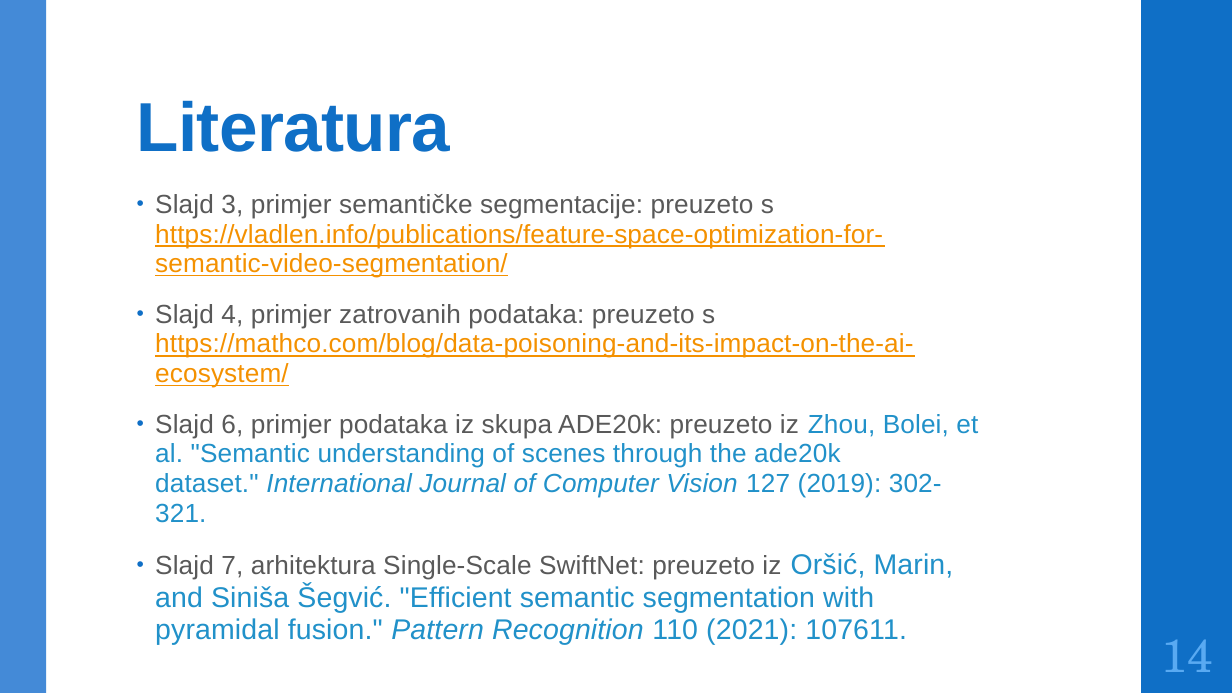
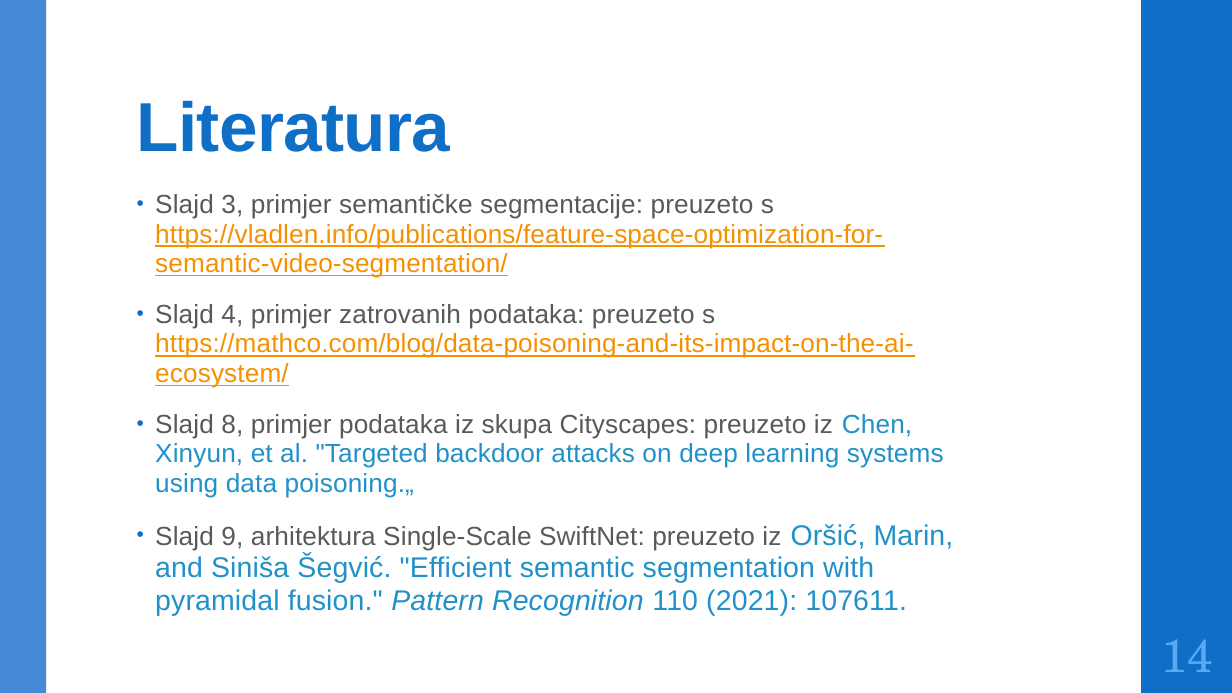
Before and after one commit to DomJamb/Seminar, a slide deck: slide 15 of Dokumentacija/Prezentacija/Trojanski napadi na modele za semantičku segmentaciju.pptx. Drawn at 1232x693 pixels with LibreOffice and Linux fonts; fonts in the diff are those of the drawing. Boxes give left, top, right and bottom in pixels: in the first picture for what was removed or moved away, otherwise in the second. Text is boxed around its words. In the diff, an @@ line names an element or a change of style, - is before the commit and + after.

```diff
--- a/Dokumentacija/Prezentacija/Trojanski napadi na modele za semantičku segmentaciju.pptx
+++ b/Dokumentacija/Prezentacija/Trojanski napadi na modele za semantičku segmentaciju.pptx
@@ text at bbox=[155, 414, 954, 615]: text changed @@
-• Slajd 6, primjer podataka iz skupa ADE20k: preuzeto iz Zhou, Bolei, et al. "Semantic understanding of scenes through the ade20k dataset." International Journal of Computer Vision 127 (2019): 302-321.
-• Slajd 7, arhitektura Single-Scale SwiftNet: preuzeto iz Oršić, Marin, and Siniša Šegvić. "Efficient semantic segmentation with pyramidal fusion." Pattern Recognition 110 (2021): 107611.
+• Slajd 8, primjer podataka iz skupa Cityscapes: preuzeto iz Chen, Xinyun, et al. "Targeted backdoor attacks on deep learning systems using data poisoning.„
+• Slajd 9, arhitektura Single-Scale SwiftNet: preuzeto iz Oršić, Marin, and Siniša Šegvić. "Efficient semantic segmentation with pyramidal fusion." Pattern Recognition 110 (2021): 107611.
```
Also in this commit, not shown: 4 other slides changed, 4 slides added, 4 slides removed, 3 other files.
